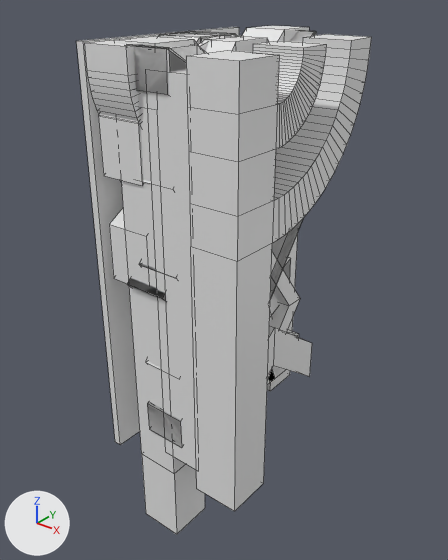
Two versions of the FBX model Assets/Runy/WSZYSTKO.fbx, one commit apart.
Rendered twice from a 50 mm lens placed at (4.12, -4.35, 2.44), pointed at (0.68, -0.04, -0.23). Lighting does not change. The marker at lower left points along +X, +Y and +Z. Mesh edges are drawn as thin lines. Where no turn or scale is listed for an object, it has been applied to the vertices.

Names of what the first picture shows: '10', '5', '6', '7', '8', '9', 'J', 'K', 'Q', 'scale'.
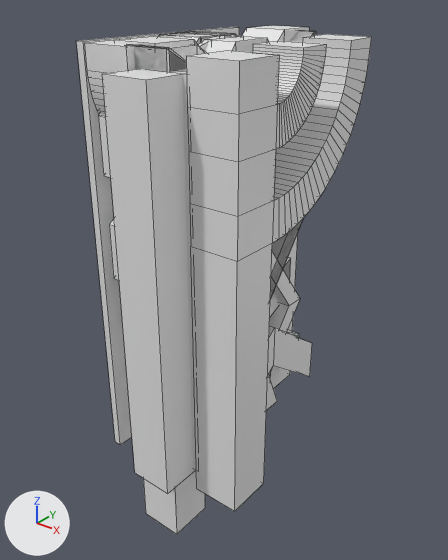
Where the newer file only moved an object's origin or applied its transform, the numbers keep the older frame.

Location of each change, [x1, y1, x2, y2] in pixels of the pictures (448 x 560 px):
'5', moved
    before: [267, 315, 286, 385]
    after: [102, 69, 277, 494]
'6', unchanged, covered by the edit
    before: [146, 69, 312, 470]
    after: [170, 69, 312, 470]
'10', unchanged, covered by the edit
    before: [121, 45, 291, 534]
    after: [143, 45, 291, 534]
'K', unchanged, covered by the edit
    before: [99, 31, 235, 285]
    after: [99, 31, 235, 280]

Edits to the bpy script that builds the scene:
```text
Change ob_5:
    ob_5.location: (0.56, -0.51, 0.0) -> (0.84, -1.12, 0.02)
```
